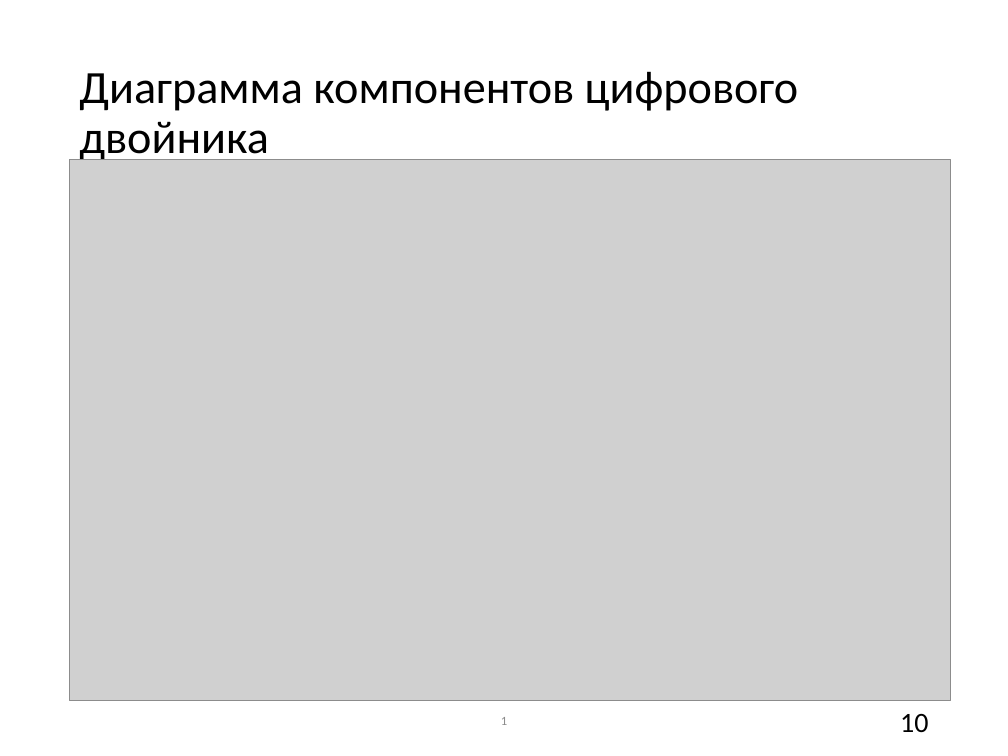
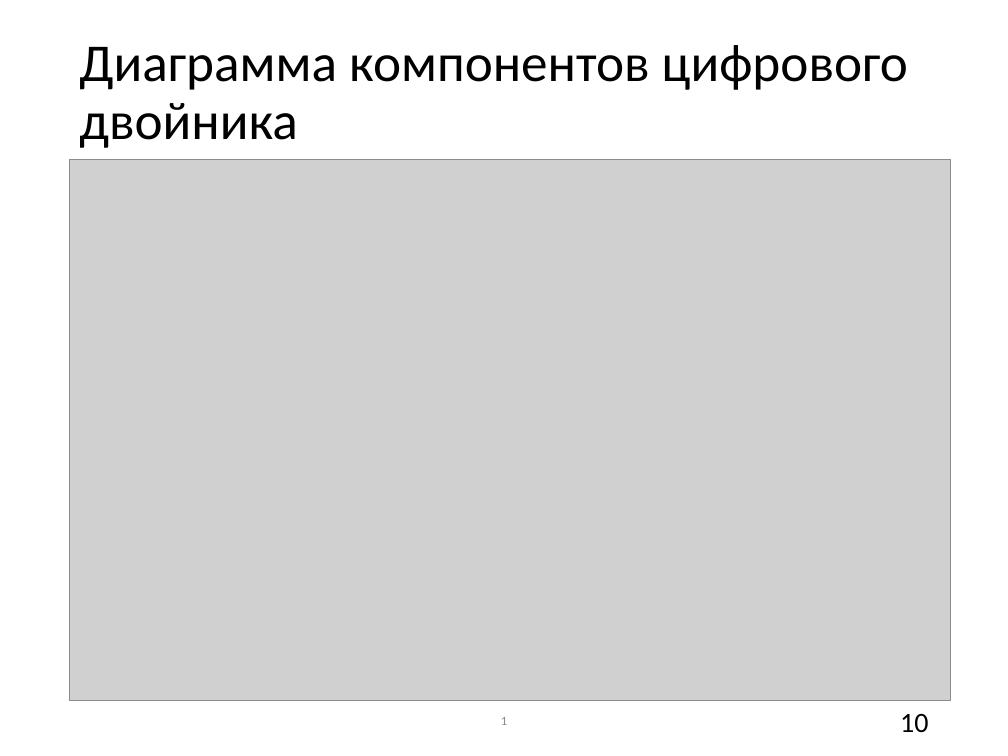
Before and after one commit to rstslv/Twin, a slide deck: slide 10 of doc/ВКР/презентация.pptx. Drawn at 1008x756 pixels with LibreOffice and Linux fonts; fonts in the diff are those of the drawing; grey boxes stand for pictures. Boxes give left, top, right and bottom in pixels: in the first picture for what was removed or moved away, otherwise in the second. Text is boxed around its words. In the diff, an @@ line names an element or a change of style, - is before the commit and + after.

```diff
--- a/doc/ВКР/презентация.pptx
+++ b/doc/ВКР/презентация.pptx
@@ title "Диаграмма компонентов цифрового двойника": place and size @@
-title "Диаграмма компонентов цифрового двойника" at (79, 71, 799, 164)
+title "Диаграмма компонентов цифрового двойника" at (79, 45, 908, 148)
@@ title "Диаграмма компонентов цифрового двойника" at (79, 45, 908, 148): size 33 to 38 pt @@
```
Also in this commit, not shown: 17 other slides changed, 2 other files.
